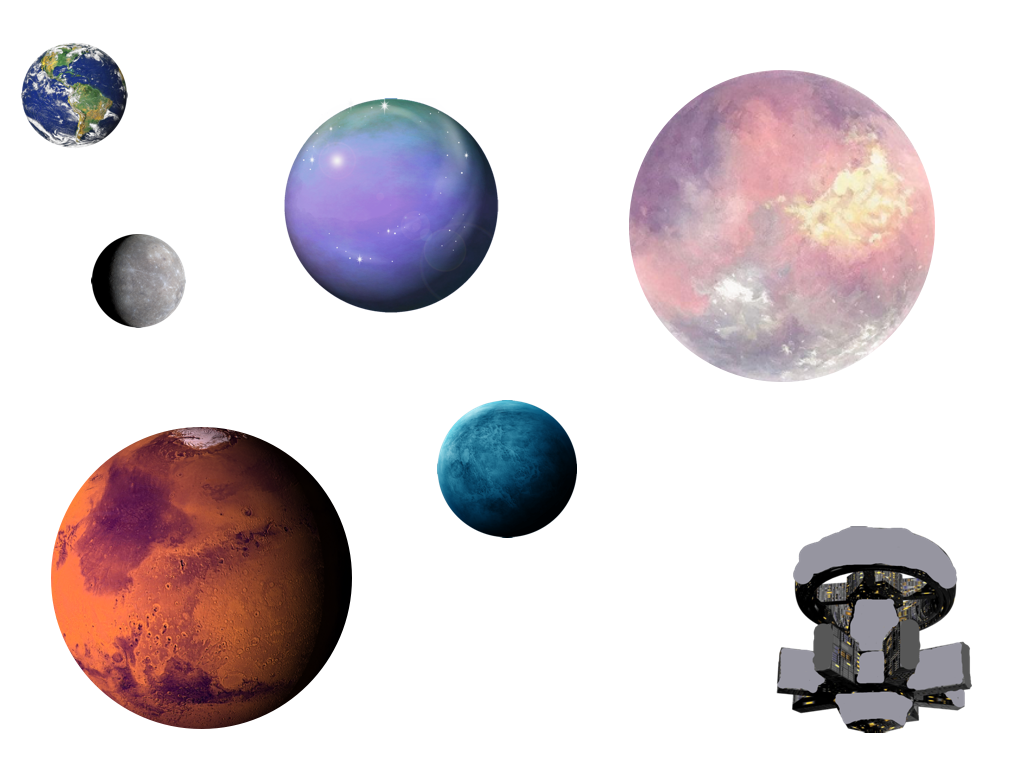
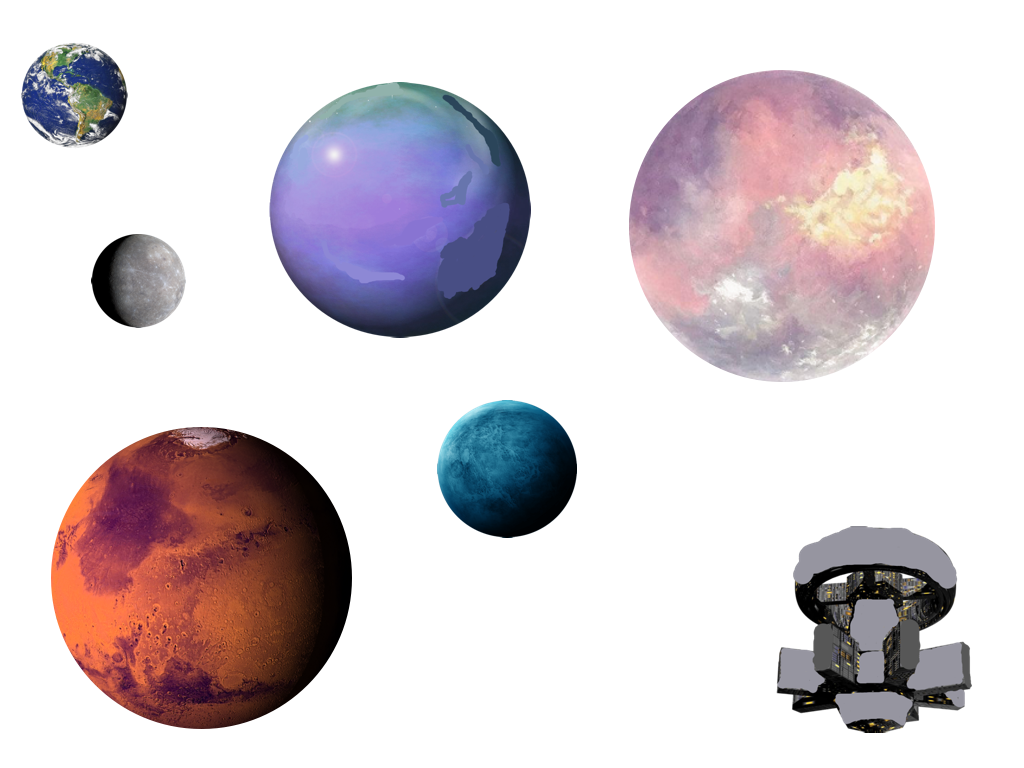
Two versions of the same layered image (1024 × 768). Layer-by-layer changes:
moved "yidow-prime" above "outpost3366", painted on it over box(269, 82, 531, 338)
